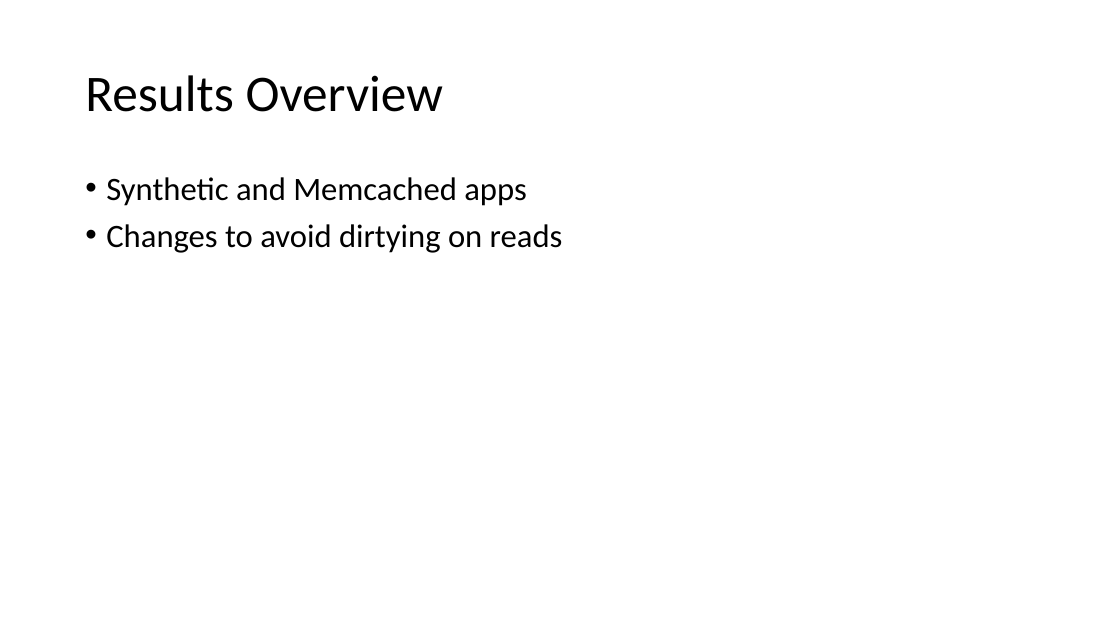
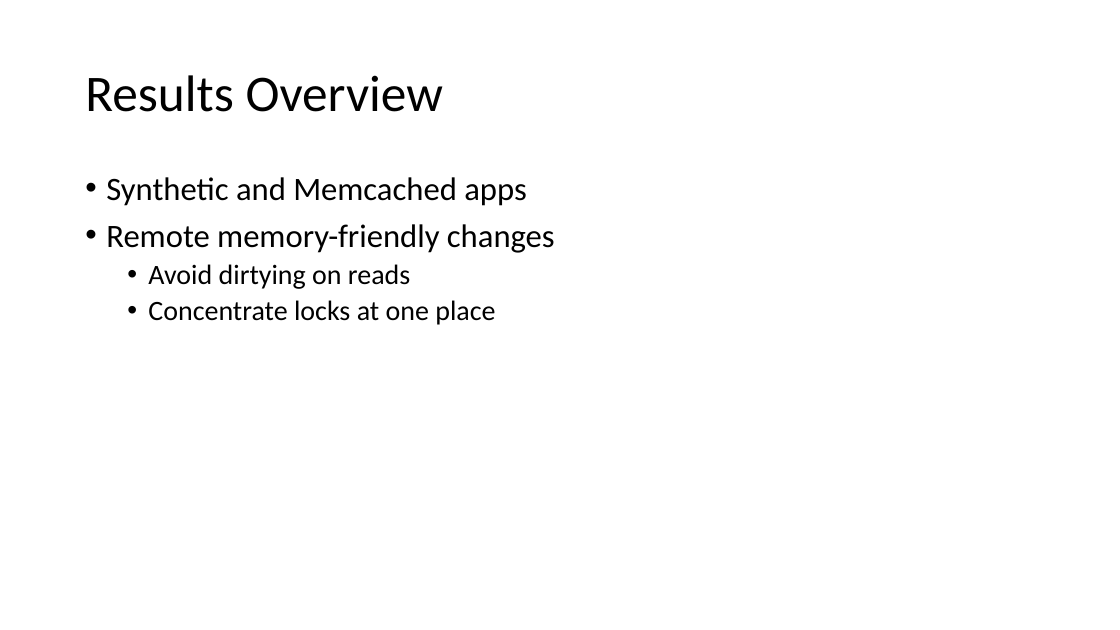
Before and after one commit to eden-farmem/eden-all, a slide deck: slide 22 of doc/racklette-may-2022.pptx (slide 18 before the commit). Drawn at 1120x630 pixels with LibreOffice and Linux fonts; fonts in the diff are those of the drawing. Boxes give left, top, right and bottom in pixels: in the first picture for what was removed or moved away, otherwise in the second. Text is boxed around its words. In the diff, an @@ line names an element or a change of style, - is before the commit and + after.

```diff
--- a/doc/racklette-may-2022.pptx
+++ b/doc/racklette-may-2022.pptx
@@ text at (x1=106, y1=224, x2=555, y2=325): text changed; size 28 to 24 pt @@
-• Changes to avoid dirtying on reads
+• Remote memory-friendly changes
+  • Avoid dirtying on reads
+  • Concentrate locks at one place
```
Also in this commit, not shown: 3 other slides changed, 4 slides added, 1 slide removed, 8 other files.
